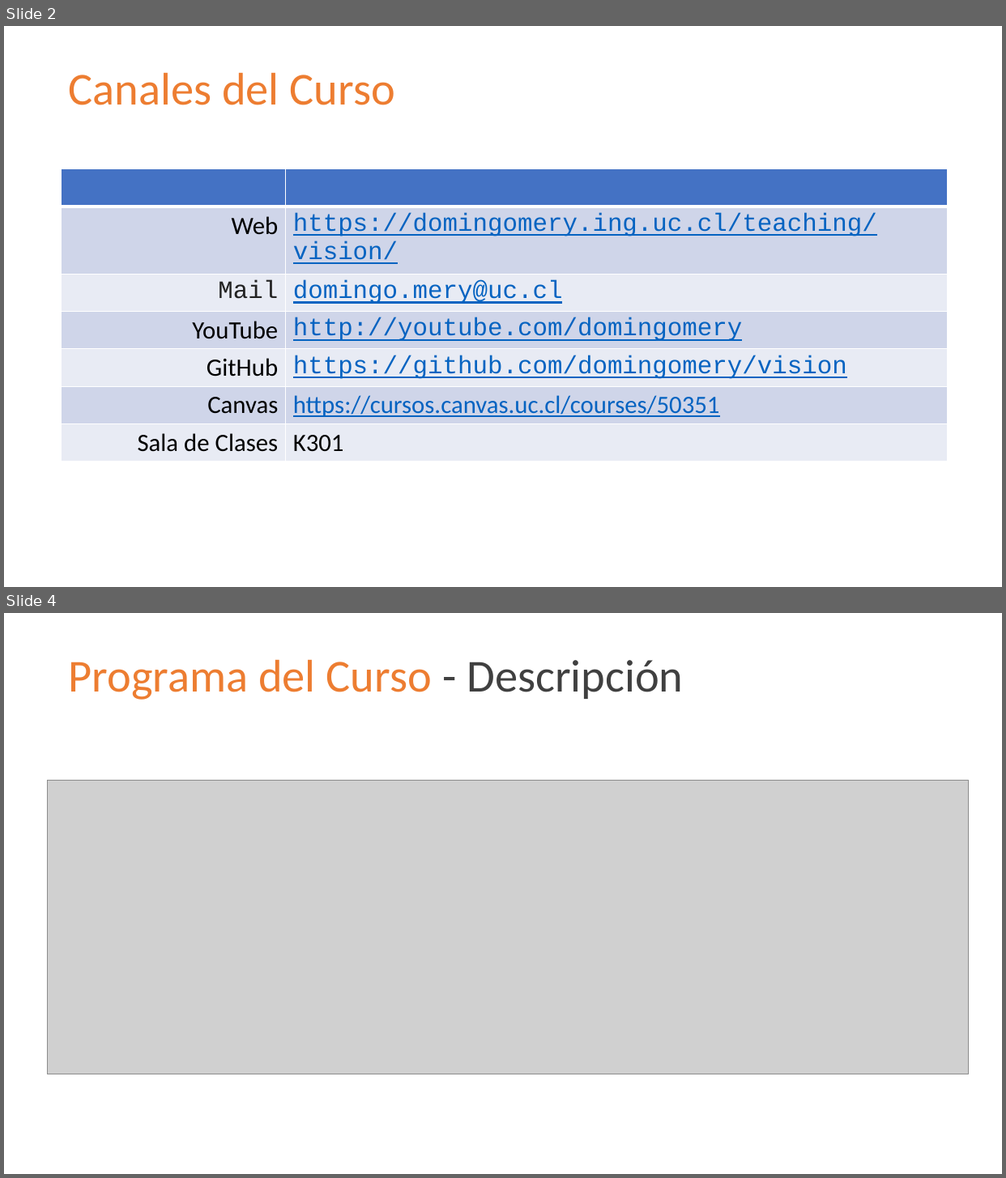
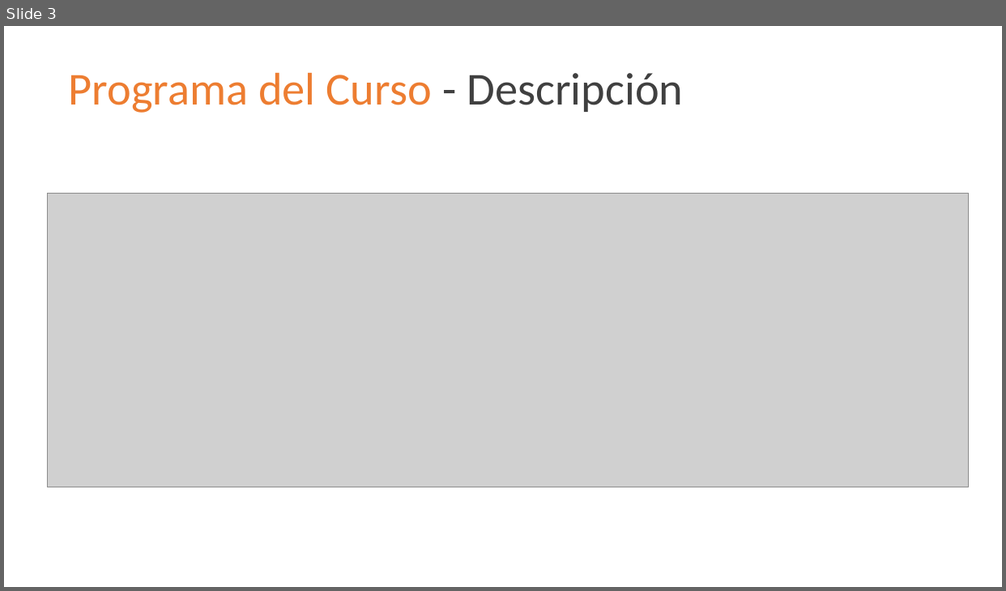
Before and after one commit to domingomery/vision, a slide deck: clases/Cap00_Lineas_Generales/program/CV00_PresentationCurso.pptx. Shown one above the other, each under a label of ours: slides 2 and 4 before the commit, slide 3 after it; the slides between them are not shown. The pictures are 1006x1178 and 1006x591 pixels, drawn with LibreOffice and Linux fonts; fonts in the diff are those of the drawing; grey boxes stand for pictures. Boxes give left, top, right and bottom in pixels: in the first picture for what was removed or moved away, otherwise in the second. Text is boxed around its words. In the diff, an @@ line names an element or a change of style, - is before the commit and + after.

```diff
--- a/clases/Cap00_Lineas_Generales/program/CV00_PresentationCurso.pptx
+++ b/clases/Cap00_Lineas_Generales/program/CV00_PresentationCurso.pptx
@@ slide 2 removed at (4, 26, 1002, 587), background #FFFFFF @@
@@ text removed at (69, 72, 395, 105) @@
-Canales del Curso
@@ table removed at (61, 169, 948, 455), 7 rows, 2 columns @@
- | 
-Web | https://domingomery.ing.uc.cl/teaching/vision/
-Mail | domingo.mery@uc.cl
-YouTube | http://youtube.com/domingomery
-GitHub | https://github.com/domingomery/vision
-Canvas | https://cursos.canvas.uc.cl/courses/50351
-Sala de Clases | K301
@@ what was slide 4 is now slide 3 @@
```
Also in this commit, not shown: 4 slides changed, 4 other files.
